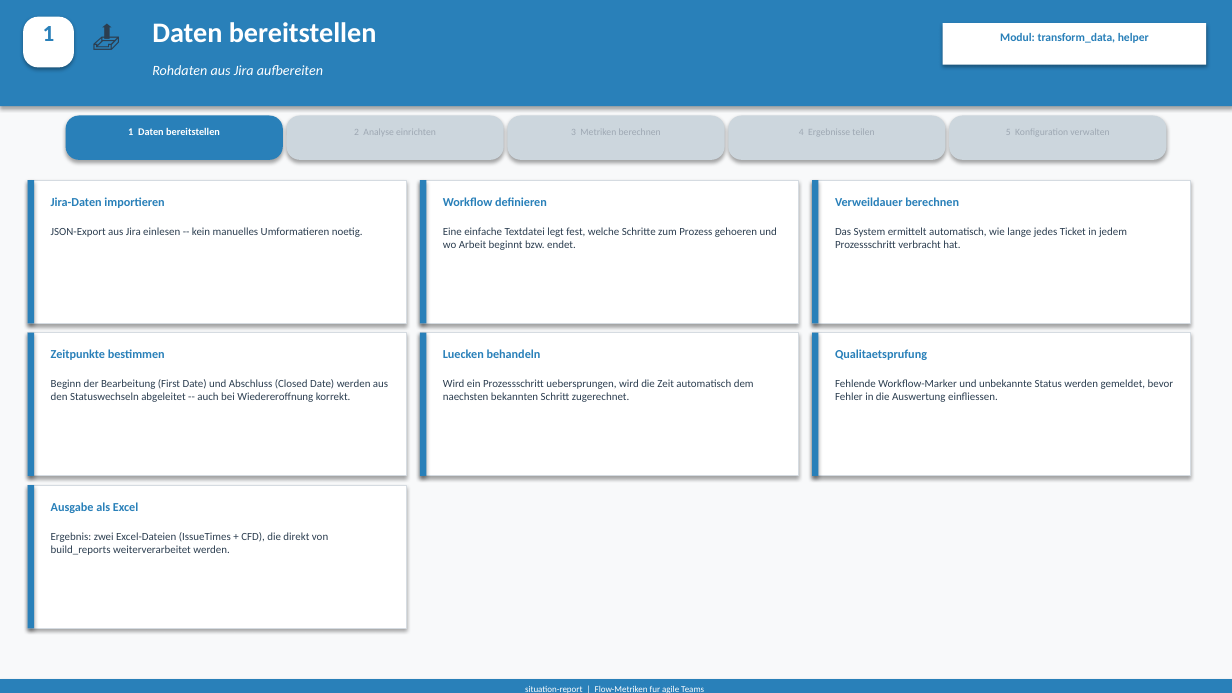
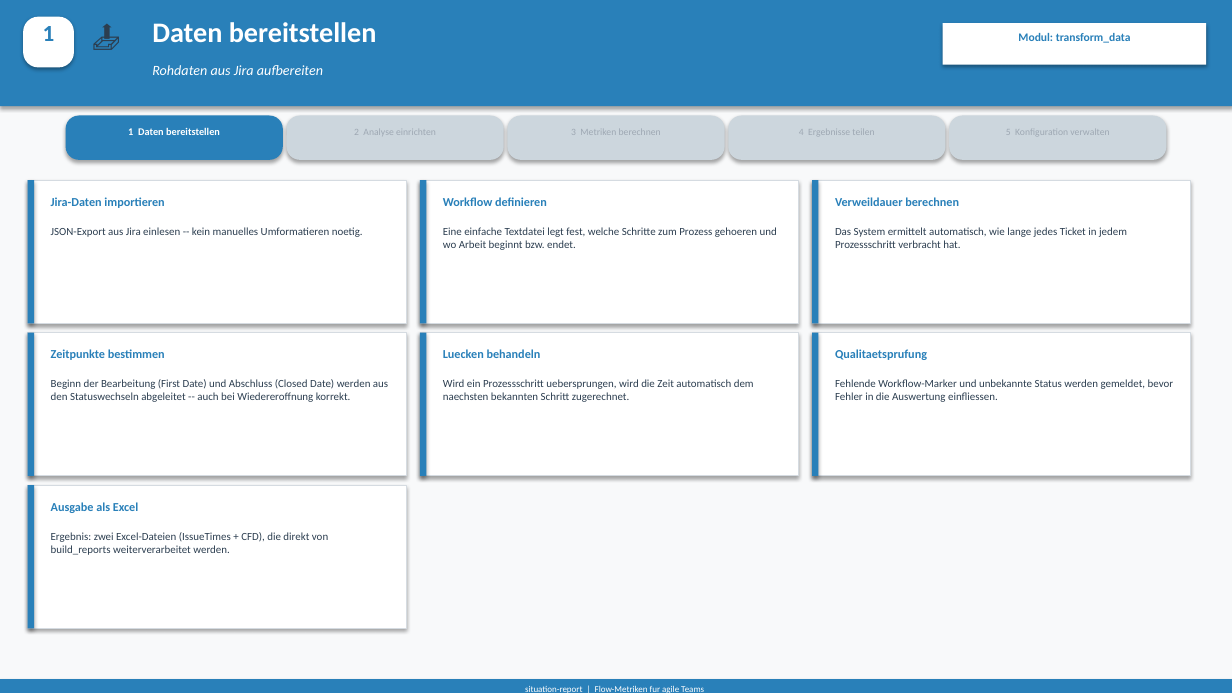
Before and after one commit to Jaegerfeld/situation-report, a slide deck: slide 3 of docs/situation_report_prozess.pptx. Drawn at 1232x693 pixels with LibreOffice and Linux fonts; fonts in the diff are those of the drawing. Boxes give left, top, right and bottom in pixels: in the first picture for what was removed or moved away, otherwise in the second. Text is boxed around its words. In the diff, an @@ line names an element or a change of style, - is before the commit and + after.

```diff
--- a/docs/situation_report_prozess.pptx
+++ b/docs/situation_report_prozess.pptx
@@ text at [1018,33,1131,43]: text changed @@
-Modul: transform_data, helper
+Modul: transform_data
```
Also in this commit, not shown: 1 other slide changed, 19 other files.
